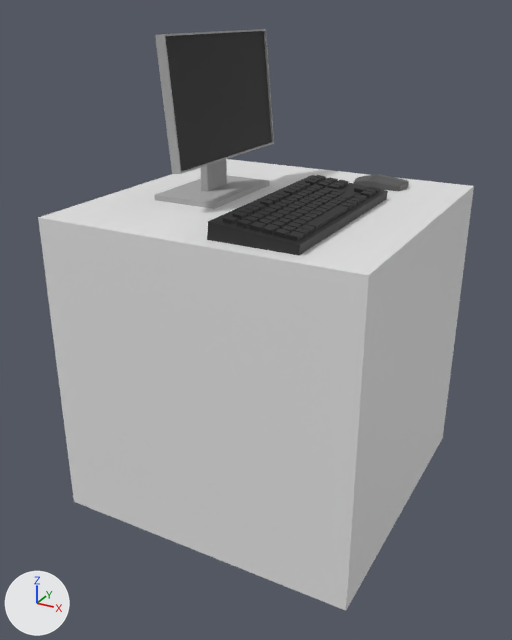
Renders of the Blender file particle-paradise-monolith/people/game_exhibit_mesh.blend from each side of a commit.
The view is the same before and after, from a camera (50 mm lens) standing at (1.002, -1.936, 1.048) and looking at (-0.022, -0.075, 0.117). Arrows for +X, +Y and +Z are at lower left; the lights stay in place. The older version comes first.
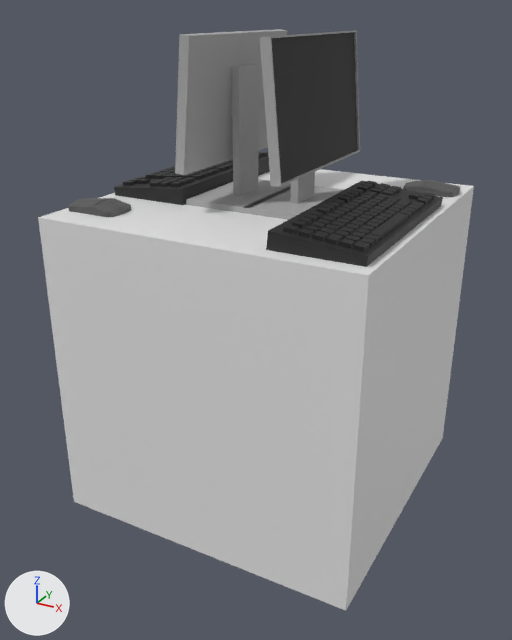
Edits to the bpy script that builds the scene:
```text
Change ob_cube_001:
    ob_cube_001.location: (0.0, 0.0, 0.0) -> (0.173, 0.0, 0.0)
Change ob_cube_002:
    ob_cube_002.location: (0.0, 0.0, 0.0) -> (0.173, 0.0, 0.0)
Change ob_cube_003:
    ob_cube_003.location: (0.0, 0.0, 0.0) -> (0.316, 0.0, 0.0)
Add ob_cube_006:
    ob_cube_006 = bpy.data.objects.new('Cube.006', me_cube_027.copy())  # the mesh of ob_cube_003
    ob_cube_006.location = (-0.317, 0.0, 0.0)
    ob_cube_006.rotation_euler = (0.0, 0.0, 3.142)  # degrees (0, 0, 180)
Add ob_cube_005:
    ob_cube_005 = bpy.data.objects.new('Cube.005', me_cube_026.copy())  # the mesh of ob_cube_002
    ob_cube_005.location = (-0.173, 0.0, 0.0)
    ob_cube_005.rotation_euler = (0.0, 0.0, 3.142)  # degrees (0, 0, 180)
Add ob_cube_004:
    ob_cube_004 = bpy.data.objects.new('Cube.004', me_cube_001.copy())  # the mesh of ob_cube_001
    ob_cube_004.location = (-0.173, 0.0, 0.0)
    ob_cube_004.rotation_euler = (0.0, 0.0, 3.142)  # degrees (0, 0, 180)
```

Changed parts and their boxes (x1, y1, x2, y2) in the pictures (512 x 640 px):
'Cube.003', moved: before (154, 29, 274, 209); after (243, 30, 360, 220)
'Cube.006', added: after (175, 29, 291, 214)
'Cube.001', moved: before (207, 175, 388, 255); after (266, 181, 443, 267)
'Cube.004', added (black): after (114, 152, 270, 205)
'Cube.002', moved: before (353, 174, 409, 191); after (403, 180, 460, 197)
'Cube.005', added: after (68, 198, 131, 217)
